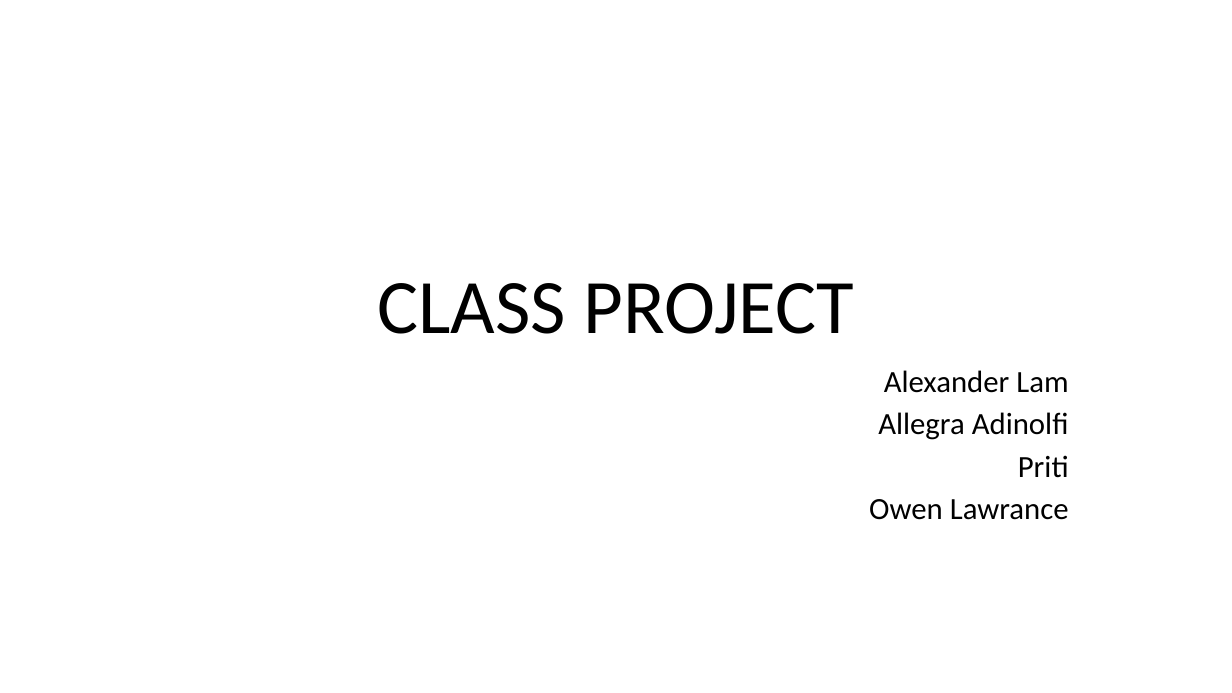
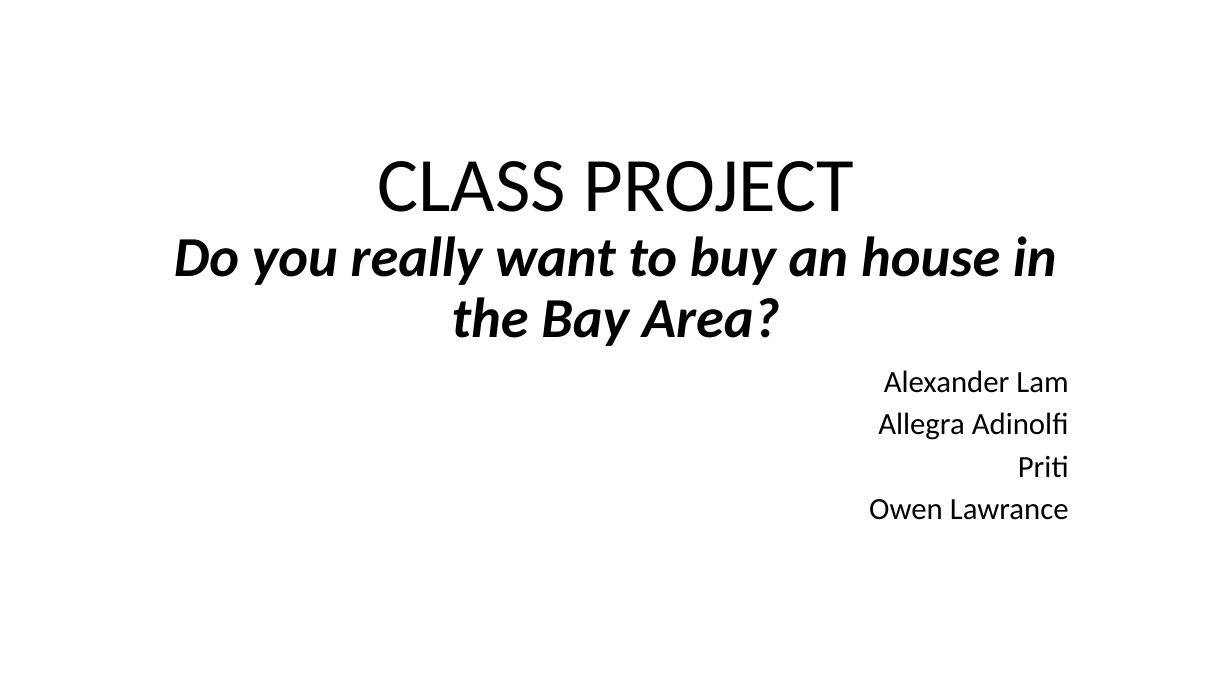
Before and after one commit to Priti001/Class_Project, a slide deck: slide 1 of ClassProject.pptx. Drawn at 1232x693 pixels with LibreOffice and Linux fonts; fonts in the diff are those of the drawing. Boxes give left, top, right and bottom in pixels: in the first picture for what was removed or moved away, otherwise in the second. Text is boxed around its words. In the diff, an @@ line names an element or a change of style, - is before the commit and + after.

Commit message:
Add Title

```diff
--- a/ClassProject.pptx
+++ b/ClassProject.pptx
@@ title at <box>174,161,1057,346</box>: text changed; size 60 to 44 pt; bold on; italic on @@
-CLASS PROJECT
+CLASS PROJECT
+Do you really want to buy an house in the Bay Area?
```
